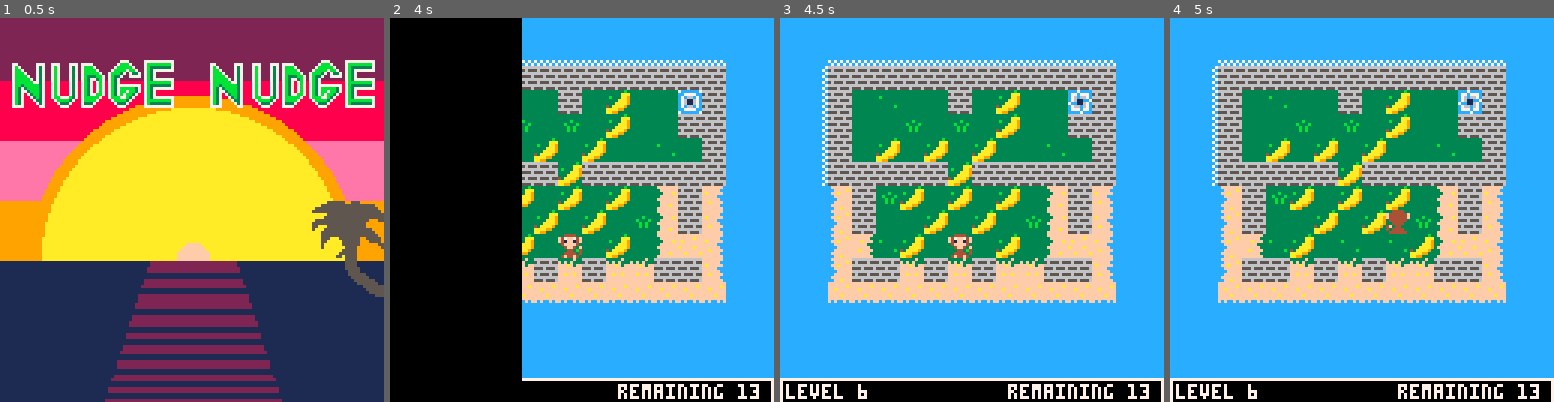
Above: before the commit, frames 1-4 (left to right).
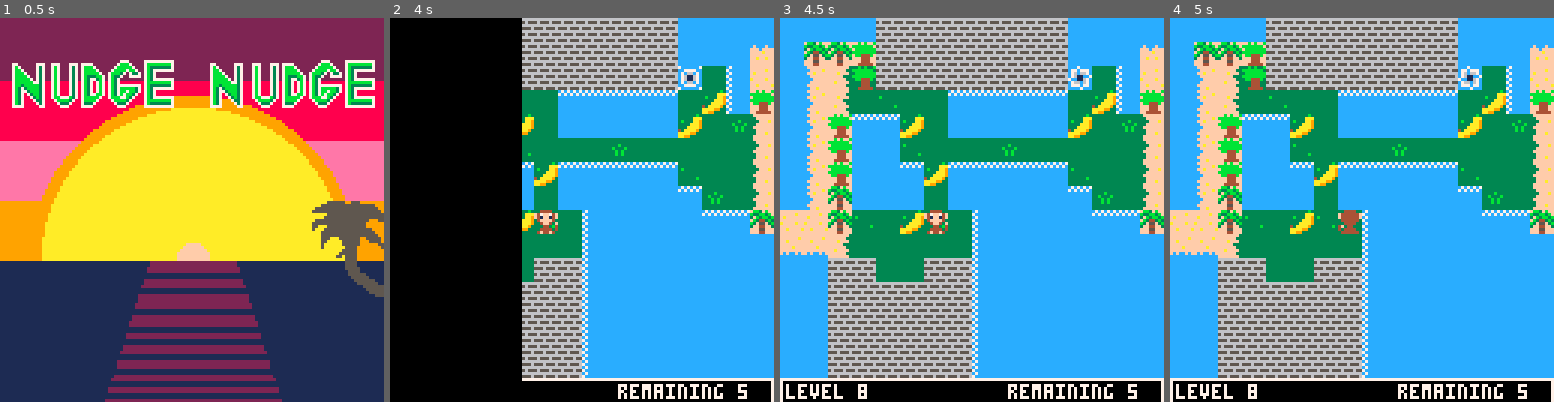
Above: after the commit, the same moments.

Repository: jlbeard84/pico8-nudge-nudge
Game: PICO-8 cartridge nudge-nudge.p8
Same seed, same stepped clock (60 frames per second), same inputs: the game is played once before the commit and once after it.
Inputs:
- Up to frame 1 (0.5 s): tap X (X key) at 0.33 s
- Up to frame 2 (4 s): tap X (X key) at 1.07, 1.85, 2.97 s; hold Right 1.6-2.1 s; hold Up 2.15-2.42 s; hold Right 2.47-3.03 s; hold Left 3.08-3.58 s; hold Down 3.63-3.97 s
- Up to frame 3 (4.5 s): hold Right from 4.02 s (still down); tap X (X key) at 4.08 s
- Up to frame 4 (5 s): release Right at 4.68 s; hold Up from 4.73 s (still down)

Frame 1 is identical in both runs. In frame 2, 38% of the frame differs, in the area x 34-100%, y 0-100%; in frame 3, 57%, in the area x 0-100%, y 0-100%; in frame 4, 57%.

Commit message:
More maps

Diff:
--- a/nudge-nudge.p8
+++ b/nudge-nudge.p8
@@ -6,7 +6,7 @@
 
 --gamestates:1=load,2=transitionin,3=game,4=transitionout,5=title,6=titleload
 
-level=5
+level=7
 gridsquare=8
 floorsprite=7
 restartcount=0
@@ -710,21 +710,21 @@
 0008040404020100080808010101010001000000000000000000000000010000080808080101000000000000000000000000000000000000000000000000000000000000000000000000000000000000000000000000000000000000000000000000000000000000000000000000000000000000000000000000000000000000
 0000000000000000000000000000000000000000000000000000000000000000000000000000000000000000000000000000000000000000000000000000000000000000000000000000000000000000000000000000000000000000000000000000000000000000000000000000000000000000000000000000000000000000
 __map__
-0e0d0d0d0d0d0d0d0d0d0d0d0d0d0d0e0e0e0e0e0e0e0e0e0e0e0e0e0d0d0d0e0e0e0e0e0e0e0e0e0e0e0e0e0e0e0e0e11111111111111111111120f0f0f070f0e0e0e0e0e0e0e0e0e0e0e0e0e0e0e0e0e0e0e0e0e0e0e0e0e0e0e0e0e0e0e0e0000000000000000000000000000000000000000000000000000000000000000
-06070f070f070f070f0707070f0f070c0e0e0e0e0e0e0e0d0d0d0d0e0f0f070c0e0e0e18120f0f0f0f0f0f0f0f070f0c11111d111111111d1111120f1a0f0f0f0e0e0e0e0e17171717170e0e0e0e0e0e0e0e0d0d0d0d0d0d0d0d0d0d0d0d0e0e0000000000000000000000000000000000000000000000000000000000000000
-060f021c1919191919191b071919190c0e0e0e0e0e0e06070f02010c0710070c0e0e0e18111a101010100f1a0f0f0f0c11111111111111111111111b0f100f0f0e0e0e0e0e18151515160e0e0e0e0e0e0e062525252525252525252525250e0e0000000000000000000000000000000000000000000000000000000000000000
-061919190e0e0e0e0e0e18070e0e0e0e0e0e0e0e0e0e060705050f0c0f0f0f0c0e0e1811112412010f100f0f070f0f0c1111111119191919191111120f0f1a0f0e0e0e0e17050f050f0517170e0e0e0e0e06250f070f0f250f050f0f02250e0e0000000000000000000000000000000000000000000000000000000000000000
-0e0d0d0d0d0d0d0d0d0d0d050d0d0d0e0e0e0e0e0e0e0e0b130b0b0e1a07070c0e0e18111124120505100f2525250f0c111111160e0e0e0e0e1811111b0f0f0f0e0e0e1811050f101a0511160e0e0e0e0e06250f0f1a0f1a0f050f0f25250e0e0000000000000000000000000000000000000000000000000000000000000000
-061a070f1a0f0707100f07050710070c0e0e0e0e0e0e0e0e110e071a0707100c0e0e1824112412050f100f2502250f0c111124160e0f070f0e181111120f0f070e0e0e18190f1a10070719190e0e0e0e0e06250f050f050f050f0f070f250e0e0000000000000000000000000000000000000000000000000000000000000000
-06070f010f0f0f070f07070707070f0c0e0e0e0e0e0e0e0e110e071c1d1b070c0e0e0e18120710100f1025250f250f0c111119160e050f0f0e18111111131b0f0e0e0e0e0e060510050e0e0e0e0e0e0e0e062525252525052525252525250e0e0000000000000000000000000000000000000000000000000000000000000000
-0610070f070f0f0f0f1a070f0f1a070c0e0e0e0e0e0d0d0d110e1a111111160e0e0e0e18120f0f101a0f0f0f0f251a0c24160e0e0e0f0f050e0e1811111111130e0e0e0e06120f050f140c0e0e0e0e0e0e0e18251a050f050f050f1425160e0e0000000000000000000000000000000000000000000000000000000000000000
-06070f101a0f07070f0707070710070c0e0e0e0e0607070f1f0e0e1d1111160e0e0e0e18111b100f0f0f250f0f250f0c19160e0f0f050f050f0e1824111111110e0e0e0e06120f0201140c0e0e0e0e0e0e0e18250f0f050f050f1a1425160e0e0000000000000000000000000000000000000000000000000000000000000000
-061313130b0b0b0b071007100707070c0e0d0d0d0607100707070e181111160e0e0e0e182412100f0f0f252525250f0c0e0e0e0f100f10100f0e1811110b0b0b0e0e0e0e0e0b0b0b0b0b0e0e0e0e0e0e0e0e181207050f010f050f1411160e0e0000000000000000000000000000000000000000000000000000000000000000
-061919190c0e0e0613131313130b0b0e06070f14060f070f100f0e181111160e0e0e0e18111e0f1010100f0f0f0f0f0c0e0f1a0f100f1010070e0b0b0b0e0f0e0e0e0e0e0e0e0e0e0e0e0e0e0e0e0e0e0e0e1825251325132513132525160e0e0000000000000000000000000000000000000000000000000000000000000000
-0e0b0b0b0e0e0e0619191919190c0e0e060707140e0e0e0f07070e181111160e0e0e0e18120f0f070f0f0f0f0f0f0f0c0e07050f0f050f0f0f0f0f0f1a0f020e0e0e0e0e0e0e0e0e0e0e0e0e0e0e0e0e0e0e1919191919191919191919190e0e0000000000000000000000000000000000000000000000000000000000000000
-0e0e0e0e0e0e0e0e0b0b0b0b0b0e0e0e0607071f15170e0b0b0b0e181111160e0e0e0e0e181b0f0f0f1a0f0f0f0c0e0e0e0b0b0b0b0f0f0f0f0f0b010b0b0f0e0e0e0e0e0e0e0e0e0e0e0e0e0e0e0e0e0e0e0e0e0e0e0e0e0e0e0e0e0e0e0e0e0000000000000000000000000000000000000000000000000000000000000000
-0e0e0e0e0e0e0e0e0e0e0e0e0e0e0e0e06070707071f17171d1717191919160e0e0e0e0e0e0b0b0b0b0b0b0b0b0e0e0e0e0e0e0e0e070f1a0f0f0e0b0e0e0b0e0e0e0e0e0e0e0e0e0e0e0e0e0e0e0e0e0e0e0e0e0e0e0e0e0e0e0e0e0e0e0e0e0000000000000000000000000000000000000000000000000000000000000000
-0e0e0e0e0e0e0e0e0e0e0e0e0e0e0e0e0e0b0b0b0b0b0e0e0e0e0e0e0e0e0e0e0e0e0e0e0e0e0e0e0e0e0e0e0e0e0e0e0e0e0e0e0e0b0b0b0b0b0e0e0e0e0e0e0e0e0e0e0e0e0e0e0e0e0e0e0e0e0e0e0e0e0e0e0e0e0e0e0e0e0e0e0e0e0e0e0000000000000000000000000000000000000000000000000000000000000000
+0e0d0d0d0d0d0d0d0d0d0d0d0d0d0d0e0e0e0e0e0e0e0e0e0e0e0e0e0d0d0d0e0e0e0e0e0e0e0e0e0e0e0e0e0e0e0e0e11111111111111111111120f0f0f070f0e0e0e0e0e0e0e0e0e0e0e0e0e0e0e0e0e0e0e0e0e0e0e0e0e0e0e0e0e0e0e0e1010101010252525252525250e0e06250e0e0e0e25252525252525250e0e0e0e
+06070f070f070f070f0707070f0f070c0e0e0e0e0e0e0e0d0d0d0d0e0f0f070c0e0e0e18120f0f0f0f0f0f0f0f070f0c11111d111111111d1111120f1a0f0f0f0e0e0e0e0e17171717170e0e0e0e0e0e0e0e0d0d0d0d0d0d0d0d0d0d0d0d0e0e100f0f0f0f250f0f0f0f0f25252506250e24241d25252525252525250e0e0e17
+060f021c1919191919191b071919190c0e0e0e0e0e0e06070f02010c0710070c0e0e0e18111a101010100f1a0f0f0f0c11111111111111111111111b0f100f0f0e0e0e0e0e18151515160e0e0e0e0e0e0e062525252525252525252525250e0e10020f1a0f250f050f0f050f0f2506250e1812102525252525252525020f0c11
+061919190e0e0e0e0e0e18070e0e0e0e0e0e0e0e0e0e060705050f0c0f0f0f0c0e0e1811112412010f100f0f070f0f0c1111111119191919191111120f0f1a0f0e0e0e0e17050f050f0517170e0e0e0e0e06250f070f0f250f050f0f02250e0e100f0f0f0f2505252525251a0f2506250e18120f070f0f0b0b0b0b0b0f050c1d
+0e0d0d0d0d0d0d0d0d0d0d050d0d0d0e0e0e0e0e0e0e0e0b130b0b0e1a07070c0e0e18111124120505100f2525250f0c111111160e0e0e0e0e1811111b0f0f0f0e0e0e1811050f101a0511160e0e0e0e0e06250f0f1a0f1a0f050f0f25250e0e101a0f0f0f0f0f010f25250f0f2506250e181d0b0b050f0e0e0e0e0e050f1a14
+061a070f1a0f0707100f07050710070c0e0e0e0e0e0e0e0e110e071a0707100c0e0e1824112412050f100f2502250f0c111124160e0f070f0e181111120f0f070e0e0e18190f1a10070719190e0e0e0e0e06250f050f050f050f0f070f250e0e100f0f1a0f100f25070f050f252506250e181d0e0e070f0f0f1a0f0f0f0f0f14
+06070f010f0f0f070f07070707070f0c0e0e0e0e0e0e0e0e110e071c1d1b070c0e0e0e18120710100f1025250f250f0c111119160e050f0f0e18111111131b0f0e0e0e0e0e060510050e0e0e0e0e0e0e0e062525252525052525252525250e0e1010101010100f2525050f050f2506250e181d0e0e0b050b0b0b0b0b070f0f14
+0610070f070f0f0f0f1a070f0f1a070c0e0e0e0e0e0d0d0d110e1a111111160e0e0e0e18120f0f101a0f0f0f0f251a0c24160e0e0e0f0f050e0e1811111111130e0e0e0e06120f050f140c0e0e0e0e0e0e0e18251a050f050f050f1425160e0e2506250f05070f050f050f050f2506250e18240e0e0e0f0e0e0e0e0e0b1a0f14
+06070f101a0f07070f0707070710070c0e0e0e0e0607070f1f0e0e1d1111160e0e0e0e18111b100f0f0f250f0f250f0c19160e0f0f050f050f0e1824111111110e0e0e0e06120f0201140c0e0e0e0e0e0e0e18250f0f050f050f1a1425160e0e2506250f0f0f0f100f0f0f0f07250625111124070f05010f0c0e0e0e0e0b0b24
+061313130b0b0b0b071007100707070c0e0d0d0d0607100707070e181111160e0e0e0e182412100f0f0f252525250f0c0e0e0e0f100f10100f0e1811110b0b0b0e0e0e0e0e0b0b0b0b0b0e0e0e0e0e0e0e0e181207050f010f050f1411160e0e250625252525252525252525252506251919120f0f0f0f0f0c0e0e0e0e0e0e0e
+061919190c0e0e0613131313130b0b0e06070f14060f070f100f0e181111160e0e0e0e18111e0f1010100f0f0f0f0f0c0e0f1a0f100f1010070e0b0b0b0e0f0e0e0e0e0e0e0e0e0e0e0e0e0e0e0e0e0e0e0e1825251325132513132525160e0e250e0b0b0b0b0b0b0b0b0b0b0b0b06250e0e25250f0f25250c0e0e0e0e0e0e0e
+0e0b0b0b0e0e0e0619191919190c0e0e060707140e0e0e0f07070e181111160e0e0e0e18120f0f070f0f0f0f0f0f0f0c0e07050f0f050f0f0f0f0f0f1a0f020e0e0e0e0e0e0e0e0e0e0e0e0e0e0e0e0e0e0e1919191919191919191919190e0e250e0e0e0e0e0e0e0e0e0e0e0e0e06250e0e2525252525250c0e0e0e0e0e0e0e
+0e0e0e0e0e0e0e0e0b0b0b0b0b0e0e0e0607071f15170e0b0b0b0e181111160e0e0e0e0e181b0f0f0f1a0f0f0f0c0e0e0e0b0b0b0b0f0f0f0f0f0b010b0b0f0e0e0e0e0e0e0e0e0e0e0e0e0e0e0e0e0e0e0e0e0e0e0e0e0e0e0e0e0e0e0e0e0e250e0e0e0e0e0e0e0e0e0e0e0e0e06250e0e2525252525250c0e0e0e0e0e0e0e
+0e0e0e0e0e0e0e0e0e0e0e0e0e0e0e0e06070707071f17171d1717191919160e0e0e0e0e0e0b0b0b0b0b0b0b0b0e0e0e0e0e0e0e0e070f1a0f0f0e0b0e0e0b0e0e0e0e0e0e0e0e0e0e0e0e0e0e0e0e0e0e0e0e0e0e0e0e0e0e0e0e0e0e0e0e0e250e0e0e0e0e0e0e0e0e0e0e0e0e06250e0e2525252525250c0e0e0e0e0e0e0e
+0e0e0e0e0e0e0e0e0e0e0e0e0e0e0e0e0e0b0b0b0b0b0e0e0e0e0e0e0e0e0e0e0e0e0e0e0e0e0e0e0e0e0e0e0e0e0e0e0e0e0e0e0e0b0b0b0b0b0e0e0e0e0e0e0e0e0e0e0e0e0e0e0e0e0e0e0e0e0e0e0e0e0e0e0e0e0e0e0e0e0e0e0e0e0e0e252525252525252525252525252525250e0e2525252525250c0e0e0e0e0e0e0e
 000000000000000000000000000000000000000000000e000000000000000000000000000000000000000000000000000000000000000000000000000000000000000000000000000000000000000000000000000000000000000000000000000000000000000000000000000000000000000000000000000000000000000000
 
 
Not shown, changed: nudge-nudge.p8.png
